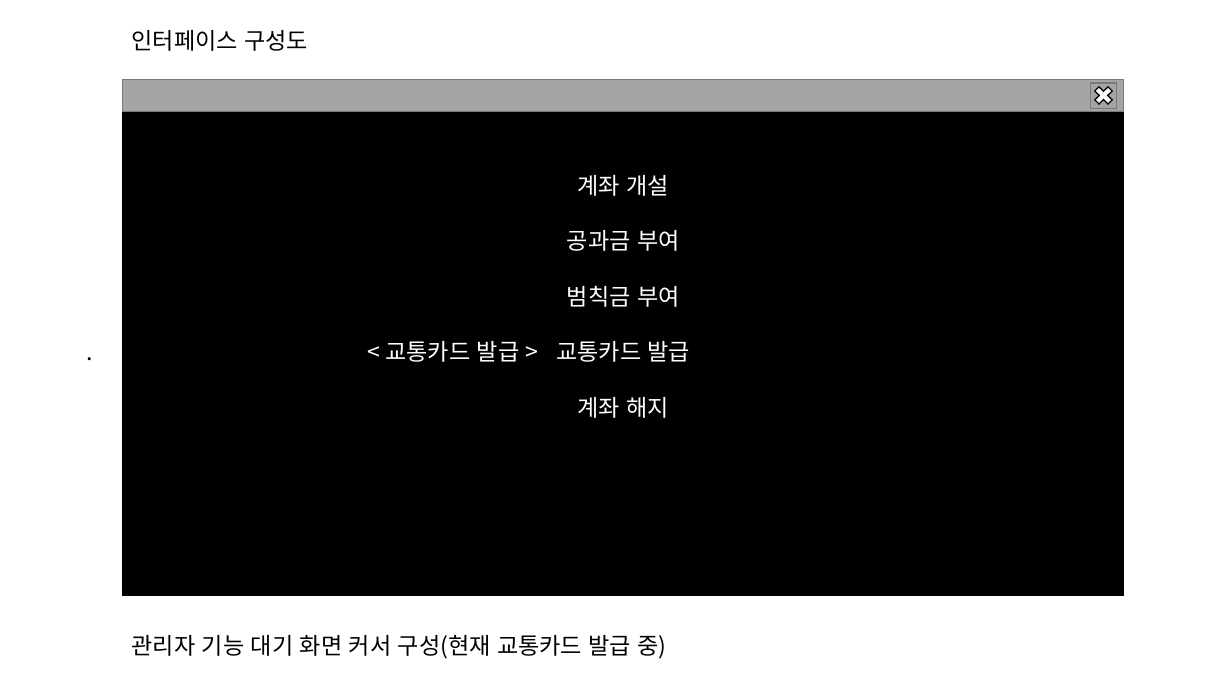
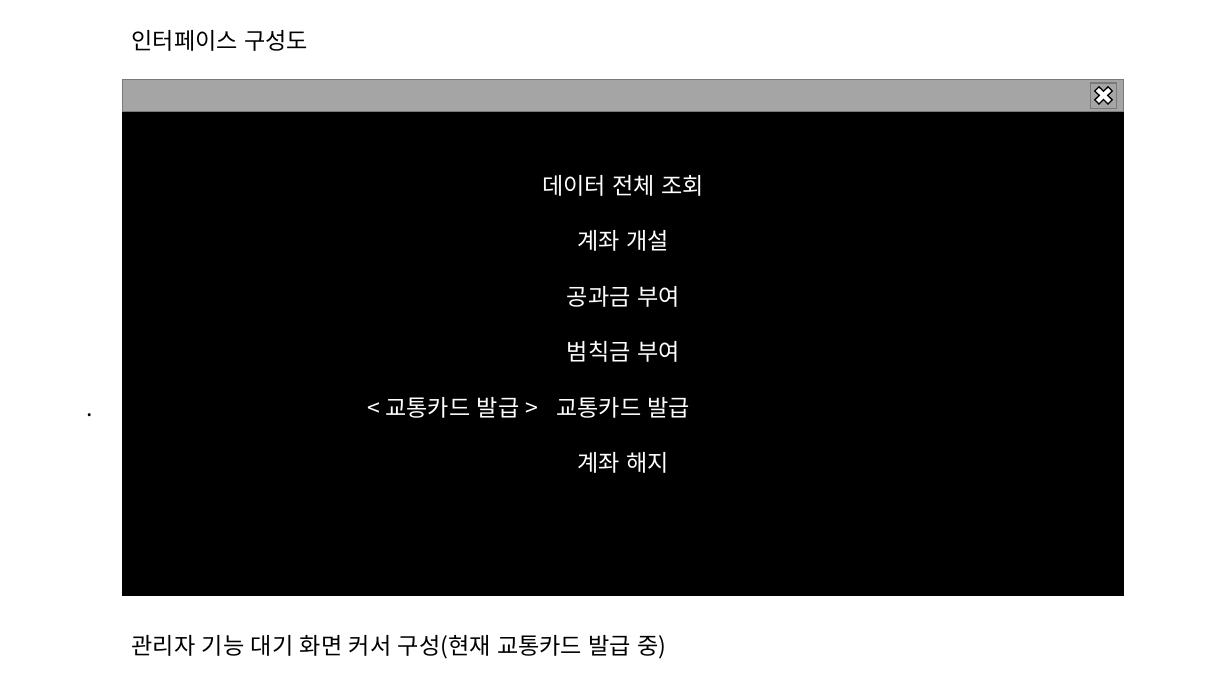
Before and after one commit to 909ma/ATM-System-using-by-C-Language, a slide deck: slide 2 of 기타/인터페이스/BK09 관리자 기능.pptx. Drawn at 1232x693 pixels with LibreOffice and Linux fonts; fonts in the diff are those of the drawing. Boxes give left, top, right and bottom in pixels: in the first picture for what was removed or moved away, otherwise in the second. Text is boxed around its words. In the diff, an @@ line names an element or a change of style, - is before the commit and + after.

```diff
--- a/기타/인터페이스/BK09 관리자 기능.pptx
+++ b/기타/인터페이스/BK09 관리자 기능.pptx
@@ text in rectangle at <box>542,175,705,196</box>: paragraph added @@
+데이터 전체 조회
@@ text ". < 교통카드 발급 >": place and size @@
-text ". < 교통카드 발급 >" at <box>385,341,520,362</box>
+text ". < 교통카드 발급 >" at <box>385,397,520,418</box>
```
Also in this commit, not shown: 1 other slide changed, 2 other files.
